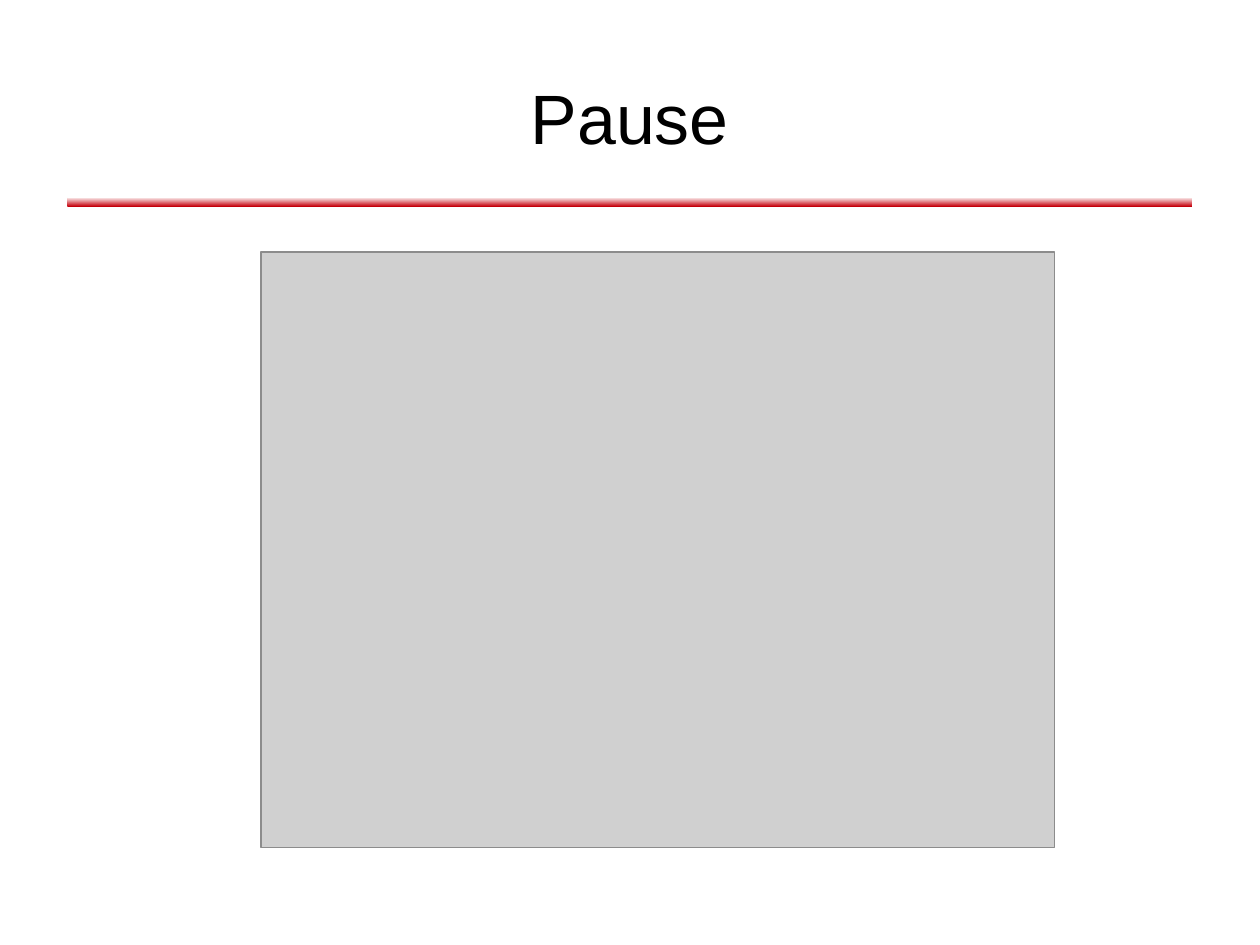
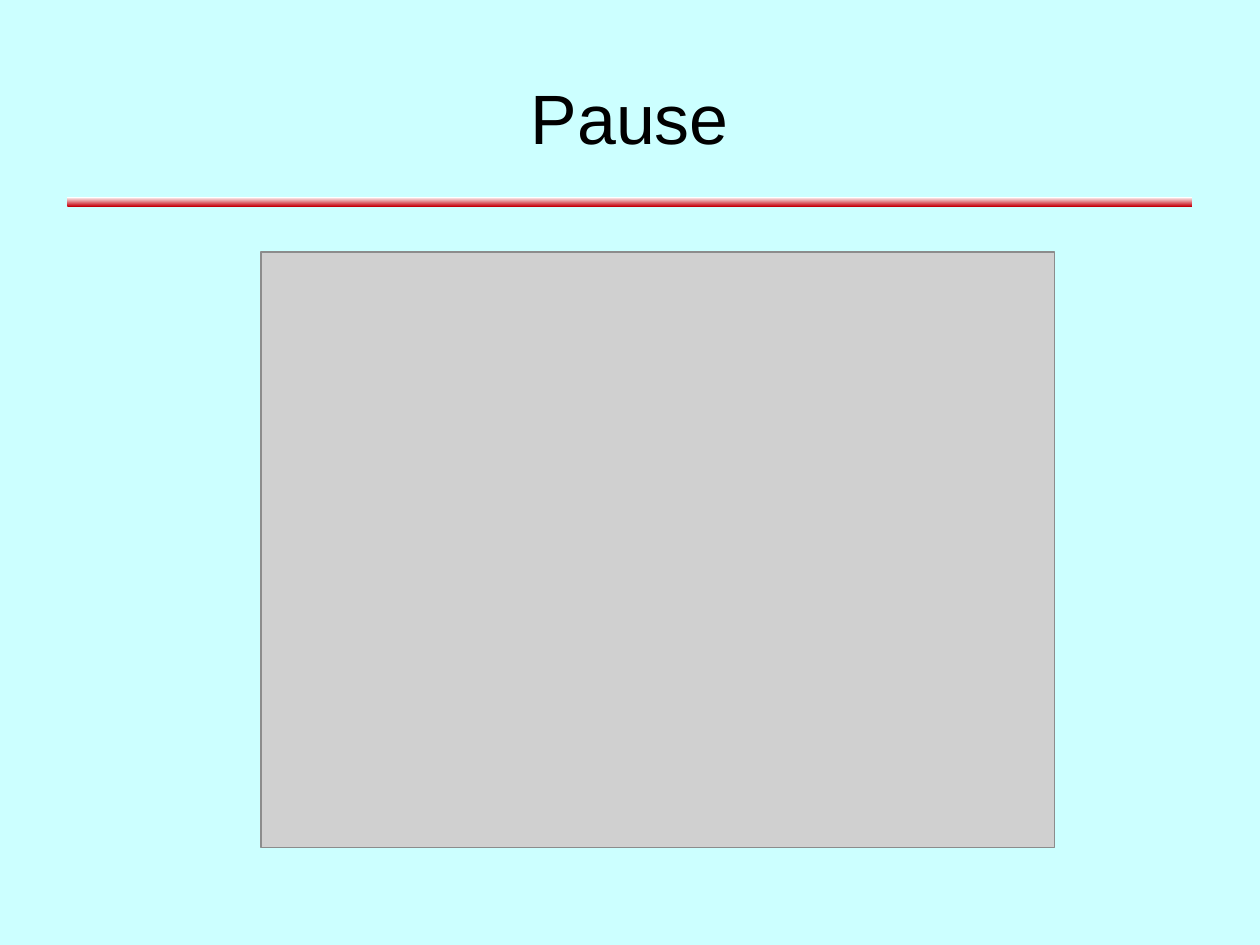
Before and after one commit to dlindner/vorlesung-se2-dhbw, a slide deck: slide 15 of added_2010/Refactoring (2010).odp (slide 14 before the commit). Drawn at 1260x945 pixels with LibreOffice and Linux fonts; fonts in the diff are those of the drawing; grey boxes stand for pictures; background and template pictures are left out. Boxes give left, top, right and bottom in pixels: in the first picture for what was removed or moved away, otherwise in the second. Text is boxed around its words. In the diff, an @@ line names an element or a change of style, - is before the commit and + after.

Commit message:
Aktueller Stand mit Exkurs- und Pausenfolien

```diff
--- a/added_2010/Refactoring (2010).odp
+++ b/added_2010/Refactoring (2010).odp
@@ background #FFFFFF to #CCFFFF @@
```
Also in this commit, not shown: 25 other slides changed, 3 slides added, 2 slides removed.
